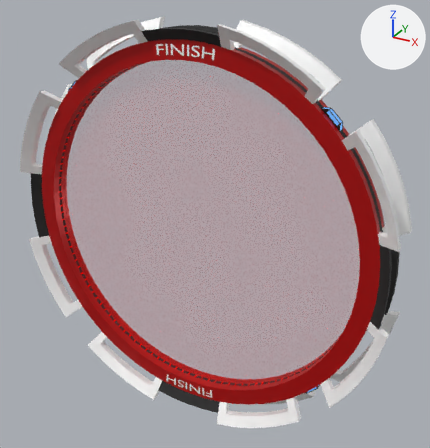
Renders of the Blender file Blender Files/Checkpoint_ring_Finish.blend from each side of a commit.
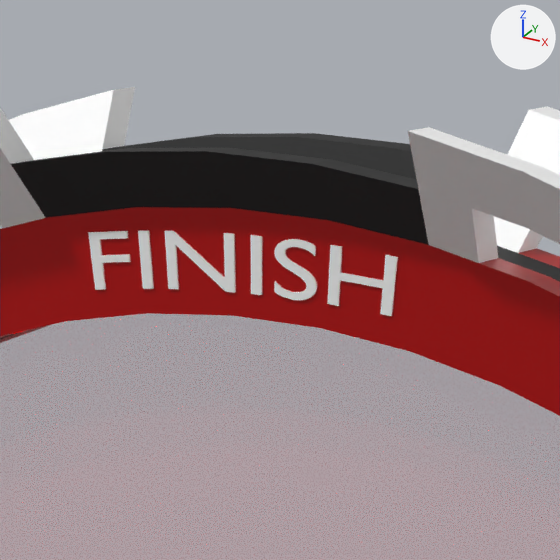
The first picture shows the older version from a 50 mm camera at (40.8, -67.4, 36.3) aimed at (2.5, 2.2, 1.5). The close-ups show the older and then the newer version on the part from 32% to 57% of the width and 0% to 24% of the height of that picture. Only the edits that show in the close-ups are written down. Lighting does not change. The marker at upper right points along +X, +Y and +Z.

Names of what the first close-up shows: 'Checkpoint Ring', 'Semi-transparent checkpoint inside', 'Text'.
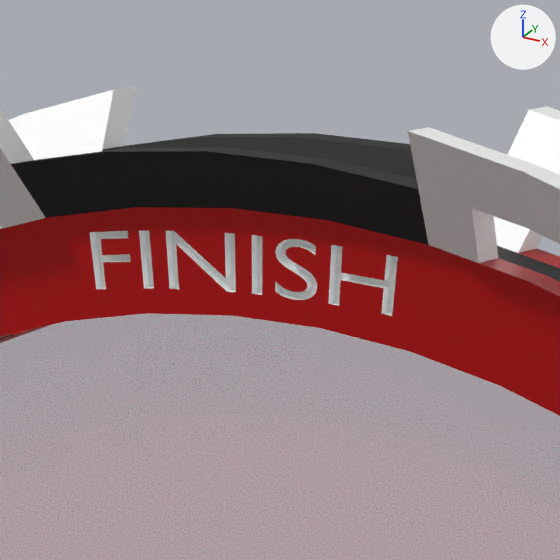
Changed parts and their boxes (x1, y1, x2, y2) in the close-ups (560 x 560 px):
```json
{"object": "Text", "change": "deleted", "before": [88, 230, 398, 316]}
{"part": 1, "of": "me_cylinder", "change": "added", "after": [46, 207, 429, 351]}
```

The change, as JSON lines over the scene's bpy script:
```json
{"block": "me_cylinder", "where": "# used by ob_checkpoint_ring; location = (0.0, 0.0, 0.0); rotation_euler = (1.571, 0.0, 0.0), in degrees (90, 0, 0)"}
{"op": "remove", "block": "me_cylinder", "code": "me_cylinder.from_pydata(...)  # 1666 vertices, 1512 faces; spans x -29.7..29.7, y -29.7..29.7, z -3.5..3.5"}
{"op": "add", "block": "me_cylinder", "code": "me_cylinder.from_pydata(...)  # 3103 vertices, 2419 faces; spans x -29.7..29.7, y -29.7..29.7, z -3.5..3.5"}
{"block": "me_cylinder", "change": "me_cylinder part 1: 780 vertices added at x -4.6..4.6, y 25.3..26.9, z -1.5..1.5"}
{"block": "me_cylinder", "change": "other edits to the shape of me_cylinder do not show in these pictures"}
{"op": "remove", "block": "ob_text", "code": ["ob_text = bpy.data.objects.new('Text', me_text)", "ob_text.location = (0.0, -1.55, 26.25)", "ob_text.scale = (1.0, 1.0, 2.0)"]}
```
